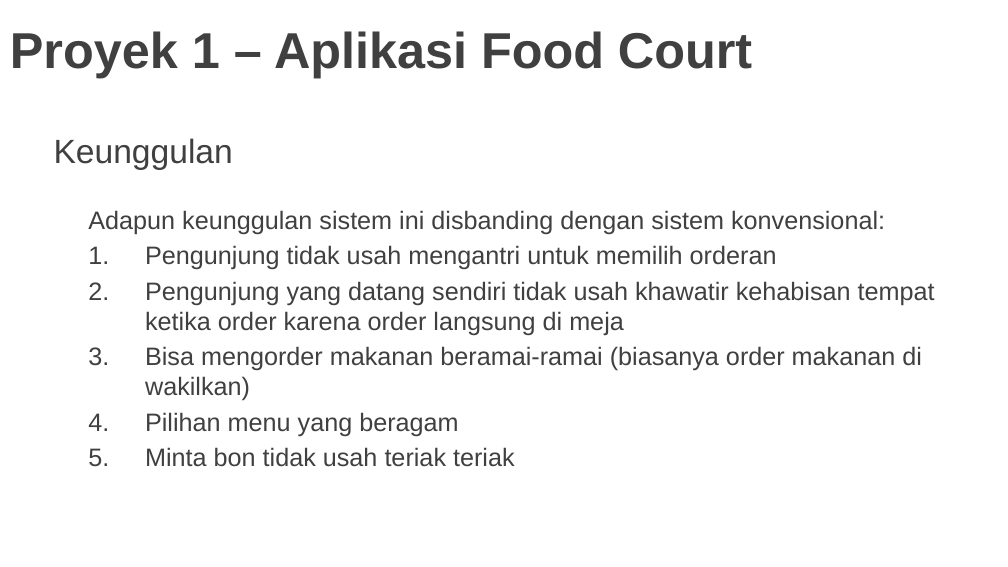
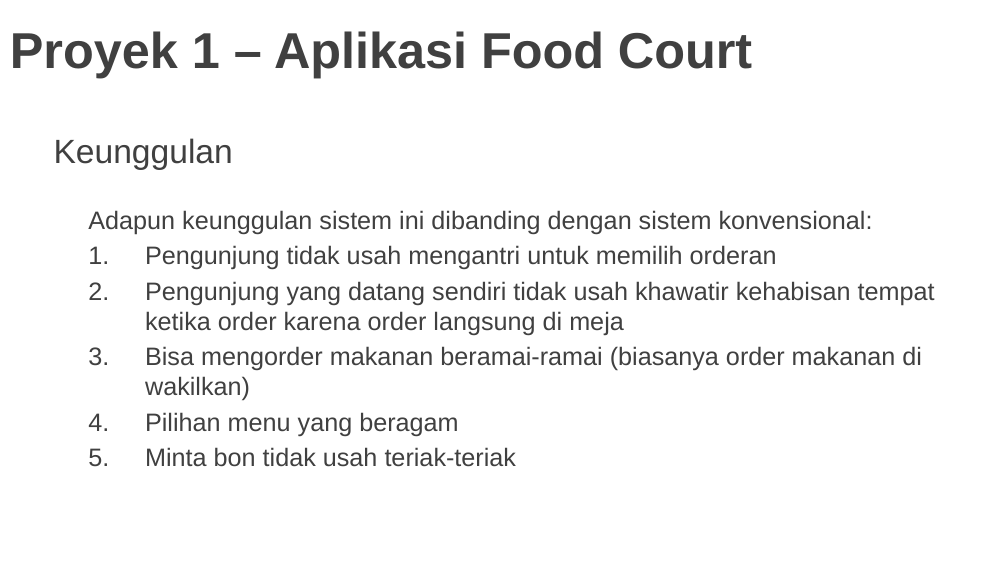
Before and after one commit to regawarp/Repo-Kel2, a slide deck: slide 4 of PROYEK1-Aplikasi Food Court.pptx. Drawn at 1008x567 pixels with LibreOffice and Linux fonts; fonts in the diff are those of the drawing; background and template pictures are left out. Boxes give left, top, right and bottom in pixels: in the first picture for what was removed or moved away, otherwise in the second. Text is boxed around its words. In the diff, an @@ line names an element or a change of style, - is before the commit and + after.

Commit message:
Update PPT
Perbaiki Typo

```diff
--- a/PROYEK1-Aplikasi Food Court.pptx
+++ b/PROYEK1-Aplikasi Food Court.pptx
@@ text at bbox=[88, 210, 873, 235]: text changed @@
-Adapun keunggulan sistem ini disbanding dengan sistem konvensional:
+Adapun keunggulan sistem ini dibanding dengan sistem konvensional:
@@ text at bbox=[145, 447, 517, 467]: text changed @@
-5. Minta bon tidak usah teriak teriak
+5. Minta bon tidak usah teriak-teriak
```
Also in this commit, not shown: 1 other slide changed, 1 other file.
